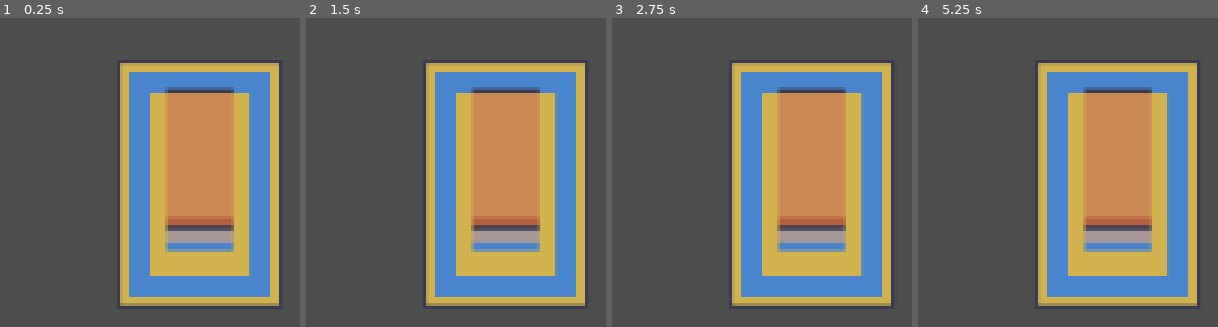
Above: before the commit, frames 1-4 (left to right).
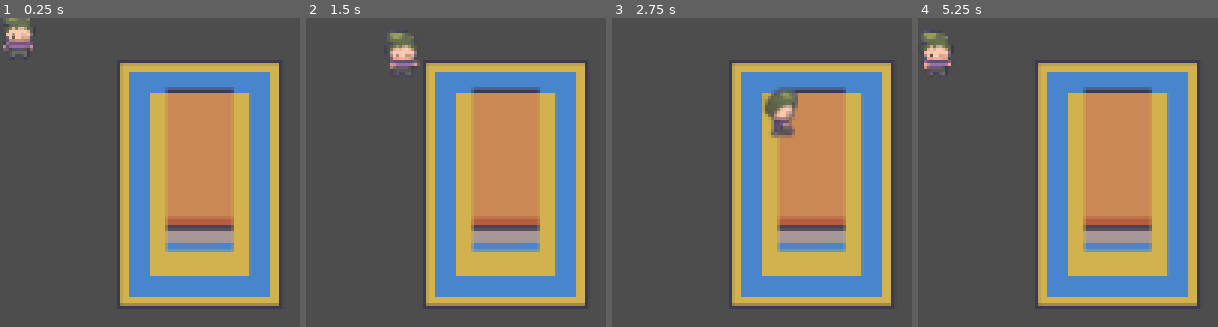
Above: after the commit, the same moments.

Repository: FaNzu/WinnerGame2023
Game: Godot game, scene res://office.tscn
The game is run twice, just before and just after one commit, with the same random seed, the same clock (stepped at 60 frames per second) and the same inputs.
Inputs:
- Up to frame 1 (0.25 s): no input
- Up to frame 2 (1.5 s): tap Enter at 0.5 s; hold Right (move_right) 0.53-1.28 s; tap Space at 1.25 s; hold Down (move_down) from 1.28 s (still down)
- Up to frame 3 (2.75 s): tap Enter at 2 s; release Down (move_down) at 2.03 s; hold Right (move_right) from 2.03 s (still down)
- Up to frame 4 (5.25 s): tap Space at 2.75, 4.25 s; release Right (move_right) at 2.78 s; hold Up (move_up) 2.78-3.53 s; tap Enter at 3.5 s; hold Left (move_left) 3.53-5.03 s; hold Down (move_down) from 5.03 s (still down)

The runs differ from the first frame. In frame 1, 0.9% of the frame differs, in the area x 1-11%, y 0-13%; in frame 2, 1.0%; in frame 3, 1.3%, in the area x 51-62%, y 23-39%; in frame 4, 1.0%.

Commit message:
Update office.tscn

Diff:
--- a/office.tscn
+++ b/office.tscn
@@ -1,6 +1,7 @@
-[gd_scene load_steps=4 format=3 uid="uid://bmduv4muh1xa"]
+[gd_scene load_steps=5 format=3 uid="uid://bmduv4muh1xa"]
 
 [ext_resource type="Texture2D" uid="uid://bijmlgp2h0dgx" path="res://Asset/Modern tiles_Free/Interiors_free/32x32/Interiors_free_32x32.png" id="1_crm0r"]
+[ext_resource type="PackedScene" uid="uid://mx6uk20uupyg" path="res://player.tscn" id="2_hfjdq"]
 
 [sub_resource type="TileSetAtlasSource" id="TileSetAtlasSource_yokv4"]
 texture = ExtResource("1_crm0r")
@@ -3601,3 +3602,5 @@
 layer_1/tile_data = PackedInt32Array(131077, 524288, 20, 196613, 524288, 21, 262149, 524288, 22, 327685, 524288, 23, 393221, 524288, 24, 131078, 589824, 20, 196614, 589824, 21, 262150, 589824, 22, 327686, 589824, 23, 393222, 589824, 24)
 
 [node name="AudioListener2D" type="AudioListener2D" parent="."]
+
+[node name="Player" parent="." instance=ExtResource("2_hfjdq")]
